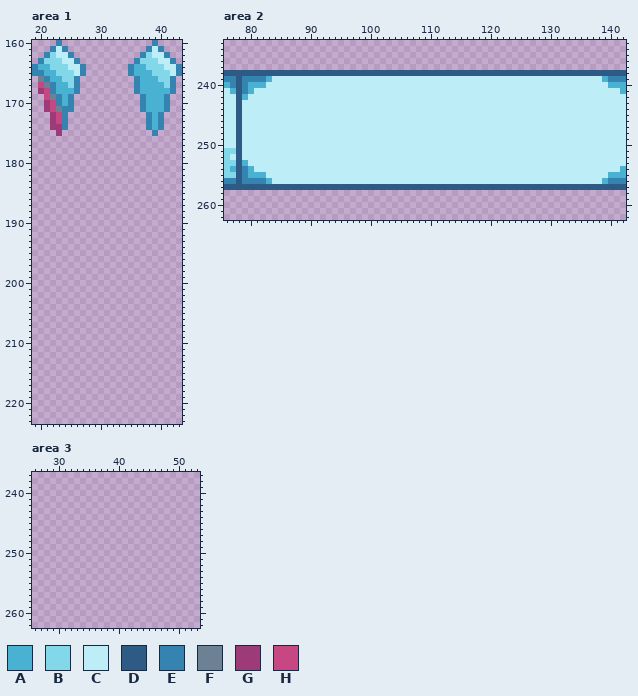
Pixel-art file: a-n--ice-game/assets/aseprite/An Ice Game.aseprite. This is how it looked before the edit.
512x512 pixels, 1 frame. Colours within 5 levels of each other are drawn and written as one. Shown: area 1: x 19..43, y 160..223; area 2: x 76..142, y 233..262; area 3: x 26..53, y 237..262.
Palette (. is transparent): A #49b2d3  B #82d8e9  C #bdeef7  D #2d5b85  E #3483b0  F #6c8294  G #9d3a78  H #c64782
Pixels before, area 1, first column x 19:
160 ....E...............E....
161 ...ECE.............ECE...
162 ..EBCCE...........EBCCE..
163 .EBBBCCE.........EBBBCCE.
164 EAABBBCCE.......EAABBBCCE
165 EEAABBBCE.......EAAABBBCE
166 .FEAABBE.........EAAABBE.
167 .HFEAABE.........EAAAABE.
168 .GHEAAAE.........EAAAAAE.
169 ..HFEAE...........EAAAE..
170 ..GHEAE...........EAAAE..
171 ..GHFEE...........EAAAE..
172 ...GHE.............EAE...
173 ...GHE.............EAE...
174 ...GGE.............EAE...
175 ....G...............E....
Pixels before, area 2, first column x 76:
238 DDDDDDDDDDDDDDDDDDDDDDDDDDDDDDDDDDDDDDDDDDDDDDDDDDDDDDDDDDDDDDDDDDD
239 EEDEEEEACCCCCCCCCCCCCCCCCCCCCCCCCCCCCCCCCCCCCCCCCCCCCCCCCCCCCCCAEEE
240 AEDEAAACCCCCCCCCCCCCCCCCCCCCCCCCCCCCCCCCCCCCCCCCCCCCCCCCCCCCCCCCAAA
241 CADEACCCCCCCCCCCCCCCCCCCCCCCCCCCCCCCCCCCCCCCCCCCCCCCCCCCCCCCCCCCCCA
242 CCDACCCCCCCCCCCCCCCCCCCCCCCCCCCCCCCCCCCCCCCCCCCCCCCCCCCCCCCCCCCCCCC
243 CCDCCCCCCCCCCCCCCCCCCCCCCCCCCCCCCCCCCCCCCCCCCCCCCCCCCCCCCCCCCCCCCCC
244 CCDCCCCCCCCCCCCCCCCCCCCCCCCCCCCCCCCCCCCCCCCCCCCCCCCCCCCCCCCCCCCCCCC
245 CCDCCCCCCCCCCCCCCCCCCCCCCCCCCCCCCCCCCCCCCCCCCCCCCCCCCCCCCCCCCCCCCCC
246 CCDCCCCCCCCCCCCCCCCCCCCCCCCCCCCCCCCCCCCCCCCCCCCCCCCCCCCCCCCCCCCCCCC
247 CCDCCCCCCCCCCCCCCCCCCCCCCCCCCCCCCCCCCCCCCCCCCCCCCCCCCCCCCCCCCCCCCCC
248 CCDCCCCCCCCCCCCCCCCCCCCCCCCCCCCCCCCCCCCCCCCCCCCCCCCCCCCCCCCCCCCCCCC
249 CCDCCCCCCCCCCCCCCCCCCCCCCCCCCCCCCCCCCCCCCCCCCCCCCCCCCCCCCCCCCCCCCCC
250 CCDCCCCCCCCCCCCCCCCCCCCCCCCCCCCCCCCCCCCCCCCCCCCCCCCCCCCCCCCCCCCCCCC
251 BBDCCCCCCCCCCCCCCCCCCCCCCCCCCCCCCCCCCCCCCCCCCCCCCCCCCCCCCCCCCCCCCCC
252 BCDCCCCCCCCCCCCCCCCCCCCCCCCCCCCCCCCCCCCCCCCCCCCCCCCCCCCCCCCCCCCCCCC
253 BBDACCCCCCCCCCCCCCCCCCCCCCCCCCCCCCCCCCCCCCCCCCCCCCCCCCCCCCCCCCCCCCC
254 BADEACCCCCCCCCCCCCCCCCCCCCCCCCCCCCCCCCCCCCCCCCCCCCCCCCCCCCCCCCCCCCA
255 BBDEAAACCCCCCCCCCCCCCCCCCCCCCCCCCCCCCCCCCCCCCCCCCCCCCCCCCCCCCCCCAAA
256 EEDEEEEACCCCCCCCCCCCCCCCCCCCCCCCCCCCCCCCCCCCCCCCCCCCCCCCCCCCCCCAEEE
257 DDDDDDDDDDDDDDDDDDDDDDDDDDDDDDDDDDDDDDDDDDDDDDDDDDDDDDDDDDDDDDDDDDD
Now the later version:
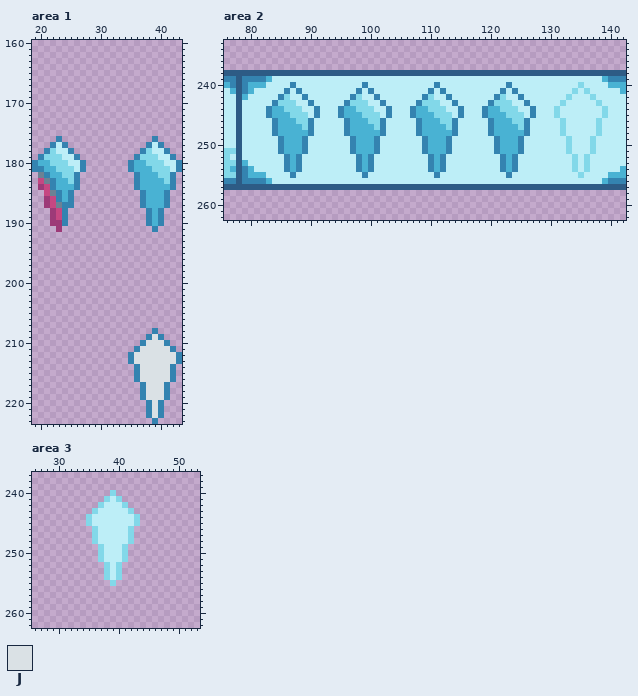
Colours new in this view: J #dae1e5
Change:
Changed rows in their new state; - is an unchanged pixel.
Area 1, layer "Layer 1":
first column x 19:
160 ----.---------------.----
161 ---...-------------...---
162 --.....-----------.....--
163 -.......---------.......-
164 .........-------.........
165 .........-------.........
166 -.......---------.......-
167 -.......---------.......-
168 -.......---------.......-
169 --.....-----------.....--
170 --.....-----------.....--
171 --.....-----------.....--
172 ---...-------------...---
173 ---...-------------...---
174 ---...-------------...---
175 ----.---------------.----
176 ----E---------------E----
177 ---ECE-------------ECE---
178 --EBCCE-----------EBCCE--
179 -EBBBCCE---------EBBBCCE-
180 EAABBBCCE-------EAABBBCCE
181 EEAABBBCE-------EAAABBBCE
182 -FEAABBE---------EAAABBE-
183 -HFEAABE---------EAAAABE-
184 -GHEAAAE---------EAAAAAE-
185 --HFEAE-----------EAAAE--
186 --GHEAE-----------EAAAE--
187 --GHFEE-----------EAAAE--
188 ---GHE-------------EAE---
189 ---GHE-------------EAE---
190 ---GGE-------------EAE---
191 ----G---------------E----
first column x 35:
208 ----E----
209 ---EJE---
210 --EJJJE--
211 -EJJJJJE-
212 EJJJJJJJE
213 EJJJJJJJE
214 -EJJJJJE-
215 -EJJJJJE-
216 -EJJJJJE-
217 --EJJJE--
218 --EJJJE--
219 --EJJJE--
220 ---EJE---
221 ---EJE---
222 ---EJE---
223 ----E----
Area 2, layer "Layer 1":
first column x 83:
240 ----E-----------E-----------E-----------E-----------B----
241 ---E-E---------E-E---------E-E---------E-E---------B-B---
242 --EB--E-------EB--E-------EB--E-------EB--E-------B---B--
243 -EBBB--E-----EBBB--E-----EBBB--E-----EBBB--E-----B-----B-
244 EAABBB--E---EAABBB--E---EAABBB--E---EAABBB--E---B-------B
245 EAAABBB-E---EAAABBB-E---EAAABBB-E---EAAABBB-E---B-------B
246 -EAAABBE-----EAAABBE-----EAAABBE-----EAAABBE-----B-----B-
247 -EAAAABE-----EAAAABE-----EAAAABE-----EAAAABE-----B-----B-
248 -EAAAAAE-----EAAAAAE-----EAAAAAE-----EAAAAAE-----B-----B-
249 --EAAAE-------EAAAE-------EAAAE-------EAAAE-------B---B--
250 --EAAAE-------EAAAE-------EAAAE-------EAAAE-------B---B--
251 --EAAAE-------EAAAE-------EAAAE-------EAAAE-------B---B--
252 ---EAE---------EAE---------EAE---------EAE---------B-B---
253 ---EAE---------EAE---------EAE---------EAE---------B-B---
254 ---EAE---------EAE---------EAE---------EAE---------B-B---
255 ----E-----------E-----------E-----------E-----------B----
Area 3, layer "Layer 1":
first column x 35:
240 ----B----
241 ---BCB---
242 --BCCCB--
243 -BCCCCCB-
244 BCCCCCCCB
245 BCCCCCCCB
246 -BCCCCCB-
247 -BCCCCCB-
248 -BCCCCCB-
249 --BCCCB--
250 --BCCCB--
251 --BCCCB--
252 ---BCB---
253 ---BCB---
254 ---BCB---
255 ----B----
Pixel boxes of the changes (left, top, right, bottom) in both pictures:
changed: (32, 40, 86, 232)
changed: (128, 40, 182, 232)
added: (128, 328, 182, 424)
changed: (266, 82, 608, 178)
added: (86, 490, 140, 586)
